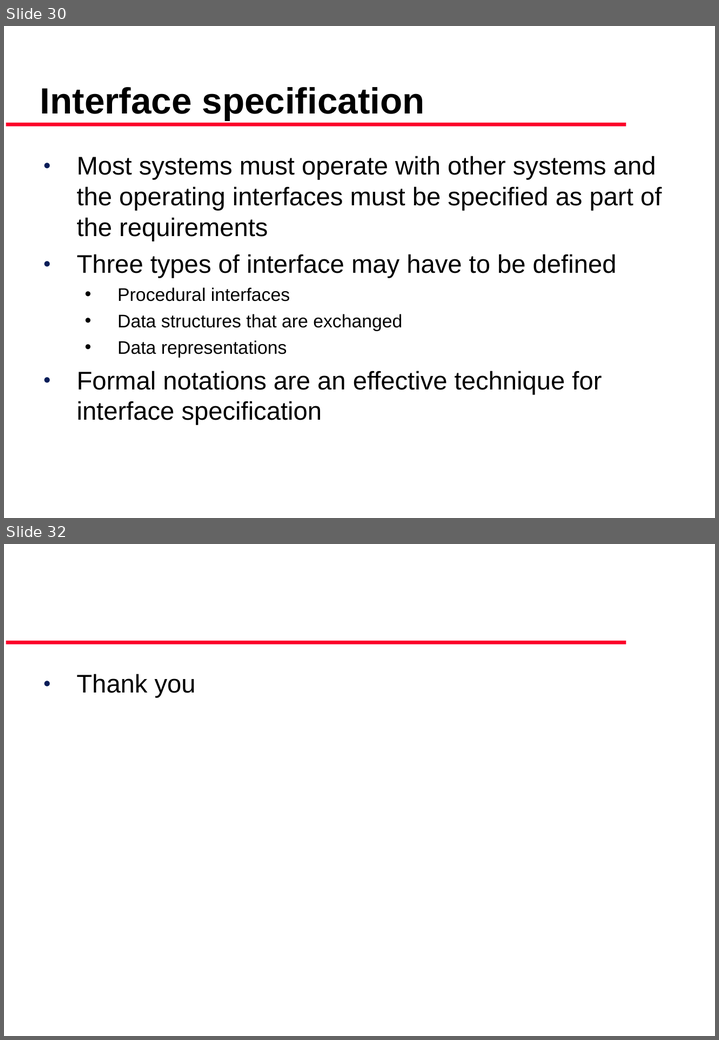
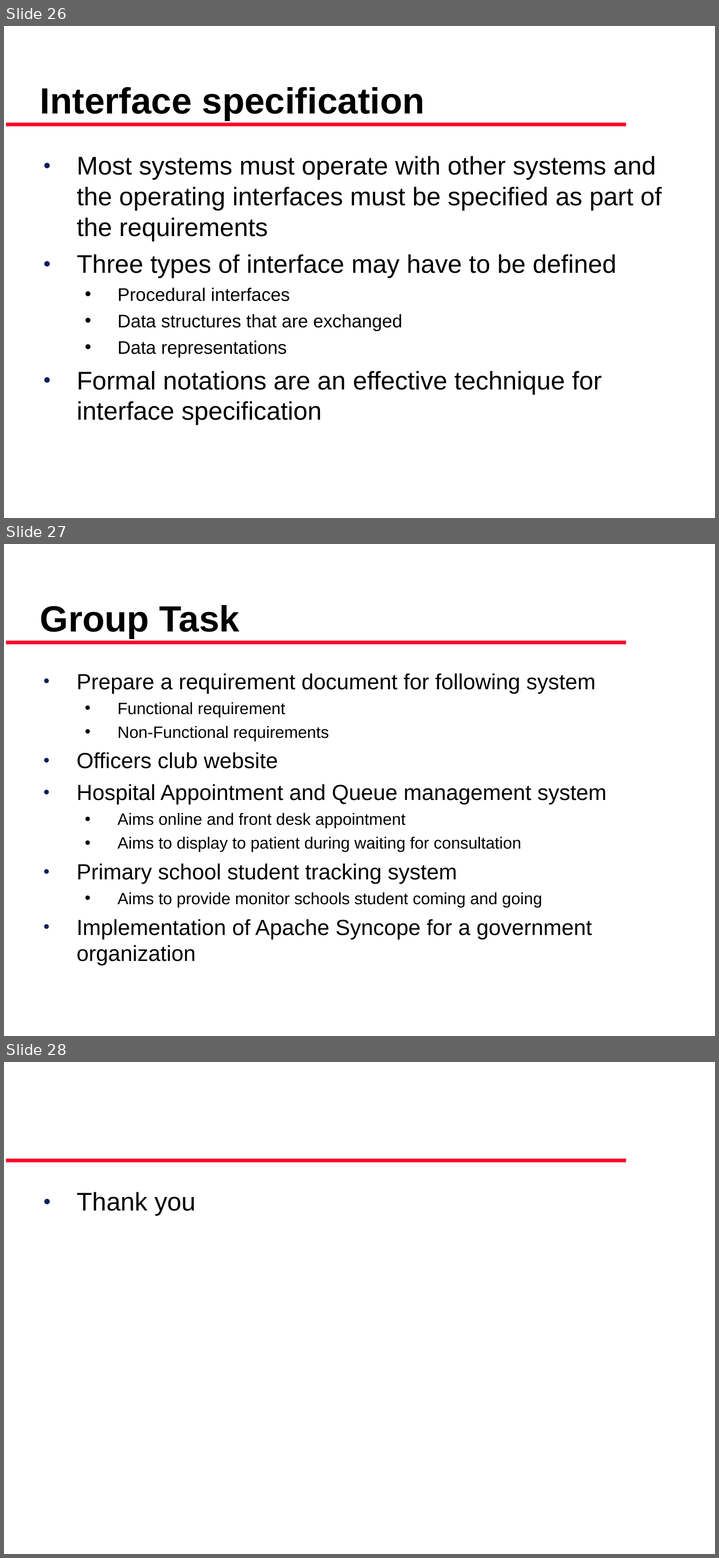
Before and after one commit to robispider/bdgovtest, a slide deck: Presentation/software Requirements.ppt. Shown one above the other, each under a label of ours: slides 30 and 32 before the commit, slides 26, 27 and 28 after it; the slides between them are not shown. The pictures are 719x1040 and 719x1558 pixels, drawn with LibreOffice and Linux fonts; fonts in the diff are those of the drawing. Boxes give left, top, right and bottom in pixels: in the first picture for what was removed or moved away, otherwise in the second. Text is boxed around its words. In the diff, an @@ line names an element or a change of style, - is before the commit and + after.

```diff
--- a/Presentation/software Requirements.ppt
+++ b/Presentation/software Requirements.ppt
@@ slide 27 added at (4, 544, 715, 1036), background #FFFFFF; not listed: 1 template element that a slide beside it also shows @@
@@ title added at (40, 605, 240, 638), 40 pt, text #000000, bold @@
+Group Task
@@ text added at (76, 673, 606, 965), 24 pt, text #000000 @@
+● Prepare a requirement document for following system
+  • Functional requirement
+  • Non-Functional requirements
+● Officers club website
+● Hospital Appointment and Queue management system
+  • Aims online and front desk appointment
+  • Aims to display to patient during waiting for consultation
+● Primary school student tracking system
+  • Aims to provide monitor schools student coming and going
+● Implementation of Apache Syncope for a government organization
@@ what was slide 30 is now slide 26 @@
@@ what was slide 32 is now slide 28 @@
```
Also in this commit, not shown: 2 slides changed, 5 slides removed, 6 other files.
